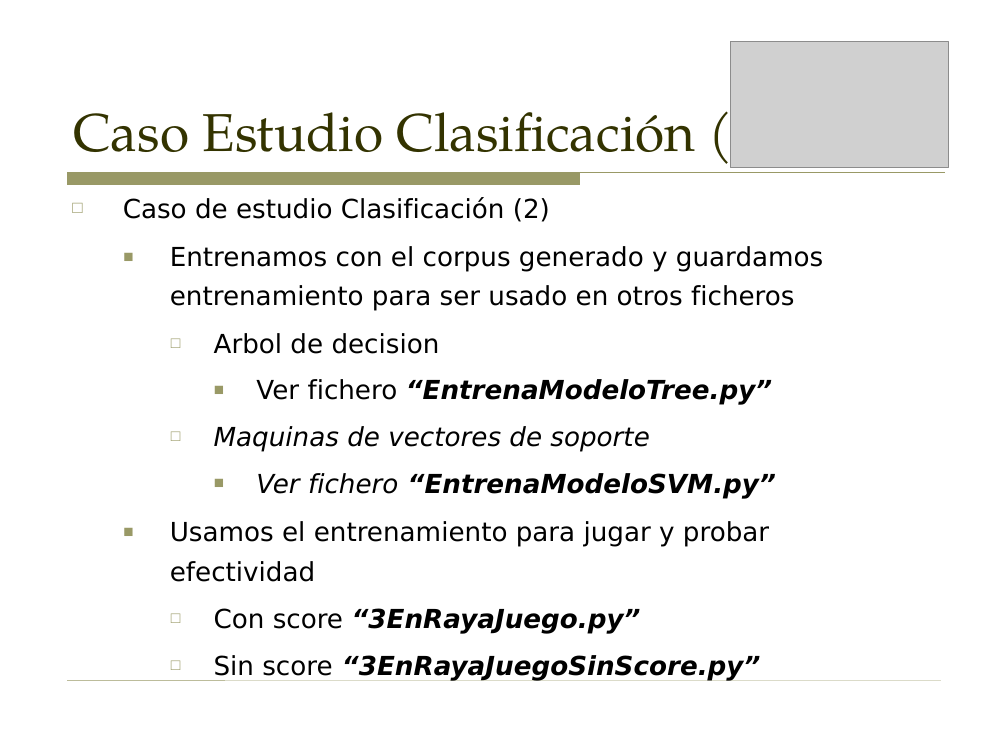
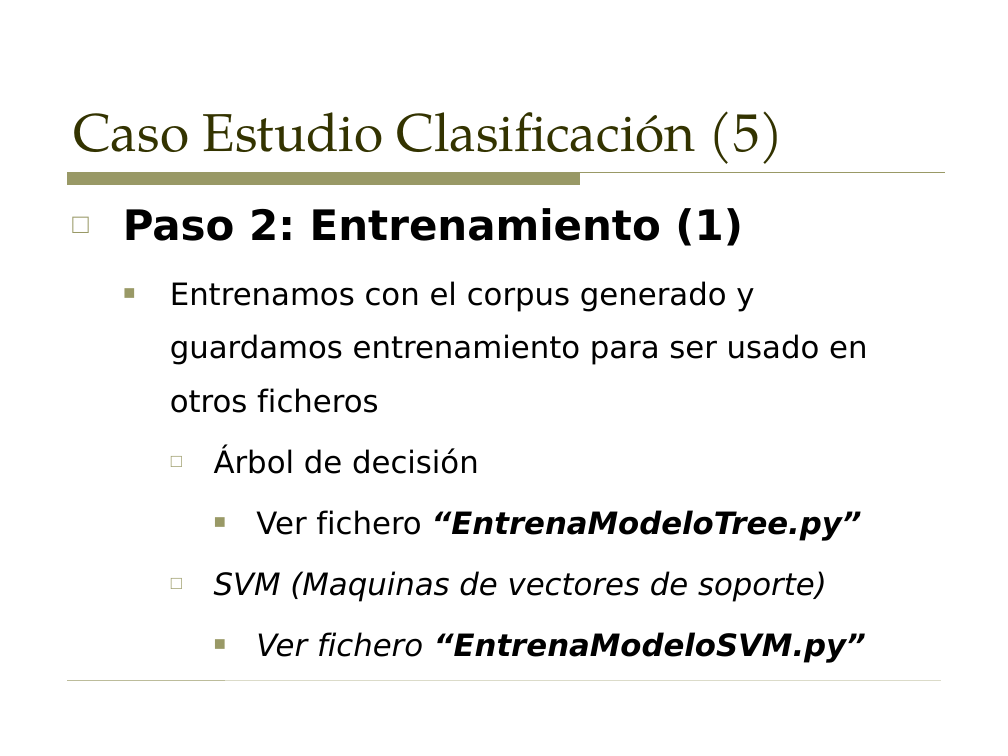
Before and after one commit to sergarb1/TallerAprendizajeAutomaticoPython, a slide deck: slide 27 of Taller - Introduccion al aprendizaje automatico (Supervisado y no supervisado).odp (slide 14 before the commit). Drawn at 1008x756 pixels with LibreOffice and Linux fonts; fonts in the diff are those of the drawing; grey boxes stand for pictures. Boxes give left, top, right and bottom in pixels: in the first picture for what was removed or moved away, otherwise in the second. Text is boxed around its words. In the diff, an @@ line names an element or a change of style, - is before the commit and + after.

```diff
--- a/Taller - Introduccion al aprendizaje automatico (Supervisado y no supervisado).odp
+++ b/Taller - Introduccion al aprendizaje automatico (Supervisado y no supervisado).odp
@@ picture removed at [730,41,949,167] @@
@@ title at [73,111,784,164]: text changed @@
-Caso Estudio Clasificación (2)
+Caso Estudio Clasificación (5)
@@ text at [123,208,743,246]: text changed; size 18.8 to 30 pt; bold on @@
-□ Caso de estudio Clasificación (2)
+□ Paso 2: Entrenamiento (1)
@@ text at [170,281,867,663]: size 18.8 to 22 pt in "Entrenamos con el corpus generado y guardamos ...", "Ver fichero “EntrenaModeloTree.py”", "Ver fichero “EntrenaModeloSVM.py”"; line spacing 1.25 to 1.45 @@
@@ text at [214,448,479,474]: text changed; size 18.8 to 22 pt @@
-    □ Arbol de decision
+    □ Árbol de decisión
@@ text at [170,521,769,680]: paragraphs removed @@
-  ■ Usamos el entrenamiento para jugar y probar efectividad
-    □ Con score “3EnRayaJuego.py”
-    □ Sin score “3EnRayaJuegoSinScore.py”
@@ text at [214,571,827,602]: text changed; size 18.8 to 22 pt @@
-    □ Maquinas de vectores de soporte
+    □ SVM (Maquinas de vectores de soporte)
```
Also in this commit, not shown: 19 other slides changed, 16 slides added, 1 other file.
